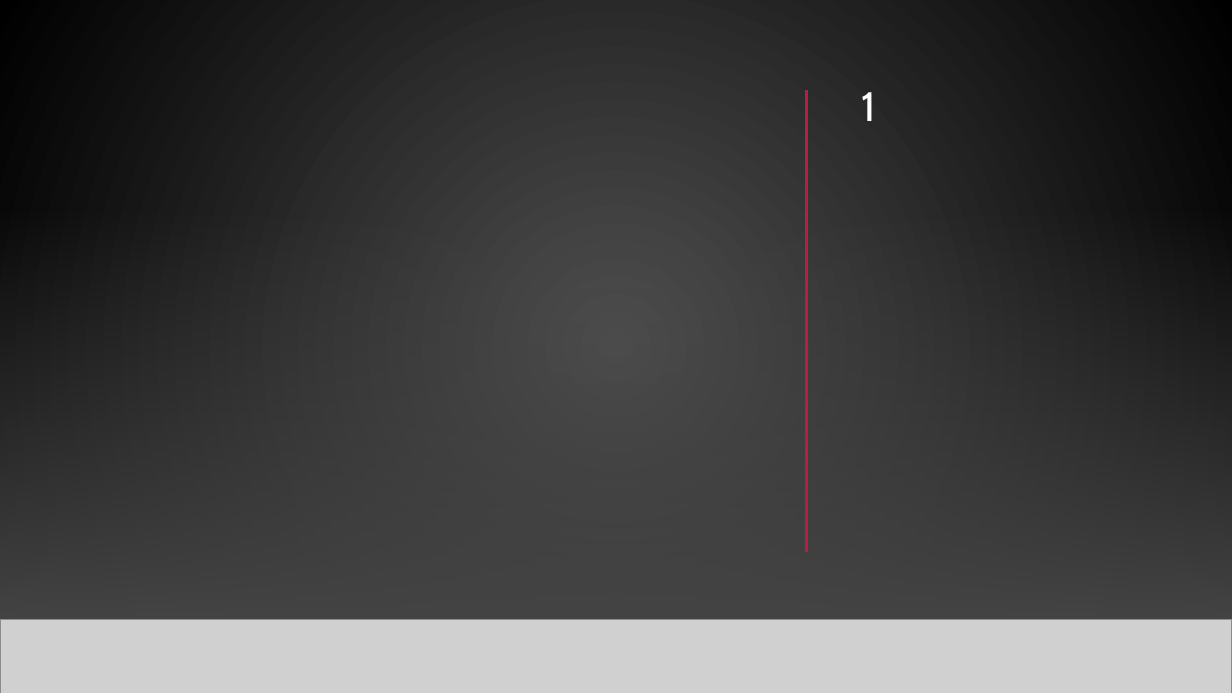
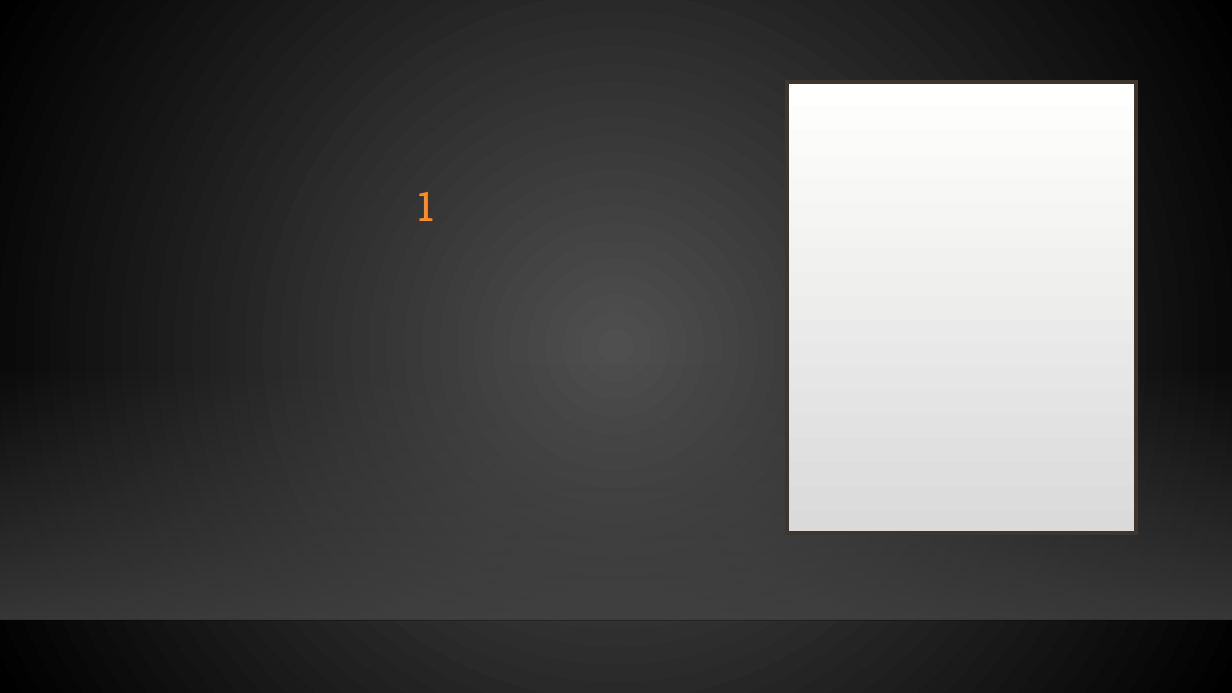
Before and after one commit to renat2006/projet_ya_lc, a slide deck: slide 2 of templates/p2.pptx. Drawn at 1232x693 pixels with LibreOffice and Linux fonts; fonts in the diff are those of the drawing; grey boxes stand for pictures; background and template pictures are left out. Boxes give left, top, right and bottom in pixels: in the first picture for what was removed or moved away, otherwise in the second. Text is boxed around its words. In the diff, an @@ line names an element or a change of style, - is before the commit and + after.

```diff
--- a/templates/p2.pptx
+++ b/templates/p2.pptx
@@ rectangle removed at <box>0,0,1232,693</box> @@
@@ title "1": place and size @@
-title "1" at <box>861,92,876,121</box>
+title "1" at <box>418,192,435,221</box>
@@ title "1" at <box>418,192,435,221</box>: font Cabin to Roboto Slab, text colour #FFFFFF to #FB8C29; alignment left to centre; vertical alignment top to bottom @@
@@ rectangle added at <box>787,82,1136,533</box>, fill gradient #DADADA to #FFFFFE, outline #3E352F 3 pt @@
@@ line removed from (807, 90) to (807, 552) @@
@@ rectangle removed at <box>0,204,1232,619</box> @@
@@ line removed from (147, 187) to (1118, 187) @@
@@ rectangle: place and size @@
-rectangle at <box>0,204,1232,619</box>
+rectangle at <box>0,366,1232,619</box>
@@ picture removed at <box>0,619,1232,693</box> @@
```
Also in this commit, not shown: 2 other slides changed, 2 slides added, 1 slide removed, 12 other files.
